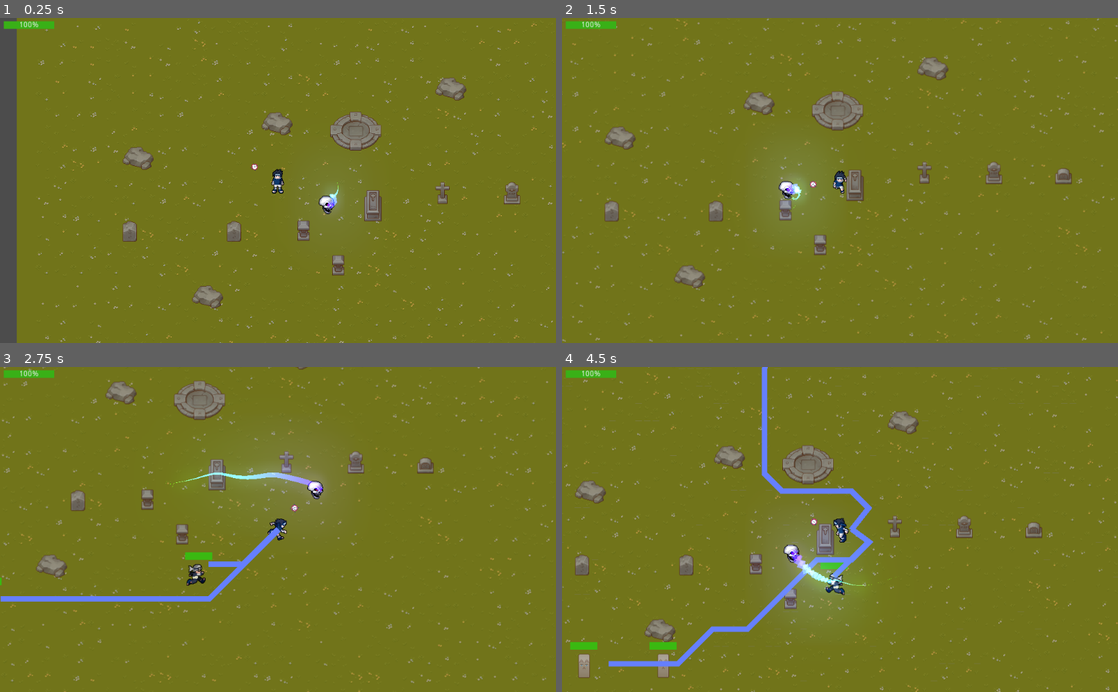
Above: before the commit, frames 1-4 (two rows, left to right).
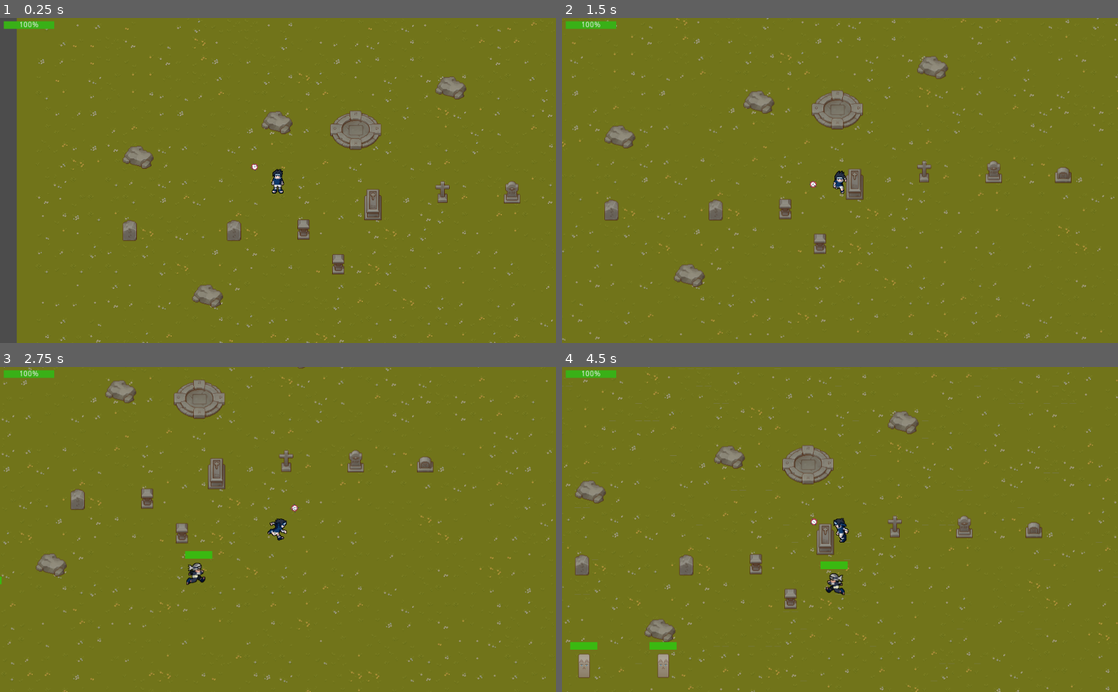
Above: after the commit, the same moments.

Repository: fabricejeannet/the-lost-temple
Game: Godot game, scene res://scenes/World.tscn
Same seed, same stepped clock (60 frames per second), same inputs: the game is played once before the commit and once after it. The engine's default icon, where the game draws it, is replaced by a stand-in: a white triangle on a blue panel in a dark square.
Inputs (mouse positions are in pixels of both pictures, inside the frame that each line leads up to):
- Up to frame 1 (0.25 s): no input
- Up to frame 2 (1.5 s): move the mouse to (962, 164) at 0.52 s; hold Right (ui_right) 0.53-1.28 s; move the mouse to (728, 196) at 1.27 s; hold Down (ui_down) from 1.28 s (still down)
- Up to frame 3 (2.75 s): move the mouse to (333, 458) at 2.02 s; release Down (ui_down) at 2.03 s; hold Right (ui_right) from 2.03 s (still down)
- Up to frame 4 (4.5 s): move the mouse to (812, 594) at 2.77 s; release Right (ui_right) at 2.78 s; hold Up (ui_up) 2.78-3.53 s; move the mouse to (1006, 578) at 3.52 s; hold Left (ui_left) from 3.53 s (still down); move the mouse to (673, 480) at 4.27 s

The runs differ from the first frame. In frame 1, 3.0% of the frame differs, in the area x 6-100%, y 0-100%; in frame 2, 3.7%; in frame 3, 5.9%, in the area x 0-100%, y 0-100%; in frame 4, 4.9%.

Commit message:
Starting to implement the Seek and Destroy skill

Diff:
--- a/scenes/World.tscn
+++ b/scenes/World.tscn
@@ -10,7 +10,7 @@
 [ext_resource path="res://assets/sound/ambiance.mp3" type="AudioStream" id=8]
 [ext_resource path="res://icon.png" type="Texture" id=9]
 [ext_resource path="res://resources/decorative_elements.tres" type="TileSet" id=10]
-[ext_resource path="res://scenes/skills/DeathWhirlpoolSkill.tscn" type="PackedScene" id=11]
+[ext_resource path="res://scenes/skills/SeekAndDestroySkill.tscn" type="PackedScene" id=12]
 
 [sub_resource type="Environment" id=2]
 background_mode = 4
@@ -94,7 +94,7 @@
 [node name="Player" parent="YSort" instance=ExtResource( 2 )]
 position = Vector2( 481, 332 )
 
-[node name="DeathWhirlpollSkill" parent="YSort/Player" instance=ExtResource( 11 )]
+[node name="SeekAndDestroySkill" parent="YSort/Player" instance=ExtResource( 12 )]
 
 [node name="LowDecorativeElements" type="TileMap" parent="YSort"]
 tile_set = ExtResource( 10 )
--- a/scenes/enemies/Kabuto.tscn
+++ b/scenes/enemies/Kabuto.tscn
@@ -146,6 +146,7 @@
 [node name="WalkAnimationManager" parent="." instance=ExtResource( 5 )]
 
 [node name="PathLine" type="Line2D" parent="."]
+visible = false
 
 [node name="Area2D" type="Area2D" parent="."]
 
--- a/scenes/enemies/StoneCat.tscn
+++ b/scenes/enemies/StoneCat.tscn
@@ -60,6 +60,7 @@
 shape = SubResource( 4 )
 
 [node name="PathLine" type="Line2D" parent="."]
+visible = false
 
 [connection signal="body_entered" from="Area2D" to="." method="_on_body_entered"]
 [connection signal="body_exited" from="Area2D" to="." method="_on_body_exited"]
--- /dev/null
+++ b/scenes/skills/SeekAndDestroy.tscn
@@ -0,0 +1,40 @@
+[gd_scene load_steps=8 format=2]
+
+[ext_resource path="res://scripts/SeekAndDestroy.gd" type="Script" id=1]
+[ext_resource path="res://assets/img/spells/skull.png" type="Texture" id=2]
+[ext_resource path="res://scripts/TrailEffect.gd" type="Script" id=3]
+
+[sub_resource type="CanvasItemMaterial" id=1]
+blend_mode = 1
+
+[sub_resource type="Curve" id=2]
+_data = [ Vector2( 0.00943396, 0 ), 0.0, -0.719515, 0, 0, Vector2( 1, 0.890909 ), -1.49899, 0.0, 0, 0 ]
+
+[sub_resource type="Gradient" id=3]
+offsets = PoolRealArray( 0, 1.93459e-19, 0.0276243, 0.187845, 0.370166, 0.944751 )
+colors = PoolColorArray( 0, 0, 0, 0, 0, 0, 0, 0, 0.00408258, 0, 0, 0.344978, 0.153184, 1, 0, 1, 0.133426, 0.4, 0.6, 1, 0.120254, 0, 1, 1 )
+
+[sub_resource type="CircleShape2D" id=4]
+radius = 16.0
+
+[node name="SeekAndDestroy" type="KinematicBody2D"]
+script = ExtResource( 1 )
+
+[node name="Sprite" type="Sprite" parent="."]
+scale = Vector2( 0.3, 0.3 )
+texture = ExtResource( 2 )
+
+[node name="Line2D" type="Line2D" parent="Sprite"]
+modulate = Color( 1, 2, 2, 1 )
+material = SubResource( 1 )
+position = Vector2( 7, -1 )
+points = PoolVector2Array( -276, -3, -147, -18, -76, 12, 0, 2 )
+width_curve = SubResource( 2 )
+gradient = SubResource( 3 )
+script = ExtResource( 3 )
+max_points = 50
+
+[node name="CollisionShape2D" type="CollisionShape2D" parent="."]
+shape = SubResource( 4 )
+
+[node name="PathLine" type="Line2D" parent="."]
--- /dev/null
+++ b/scenes/skills/SeekAndDestroySkill.tscn
@@ -0,0 +1,11 @@
+[gd_scene load_steps=2 format=2]
+
+[ext_resource path="res://scripts/SeekAndDestroySkill.gd" type="Script" id=1]
+
+[node name="SeekAndDestroySkill" type="Node2D"]
+script = ExtResource( 1 )
+
+[node name="Timer" type="Timer" parent="."]
+wait_time = 2.0
+
+[connection signal="timeout" from="Timer" to="." method="_on_Timer_timeout"]
--- a/scripts/Enemy.gd
+++ b/scripts/Enemy.gd
@@ -1,4 +1,6 @@
 extends KinematicBody2D
+
+signal enemy_is_dead
 
 var player
 var _under_cool_down:bool = false
@@ -89,6 +91,7 @@
 	_dying = true
 	death_node.run()
 	yield(death_node, "is_finished")
+	emit_signal("enemy_is_dead", self)
 	call_deferred("queue_free")
 
 
--- /dev/null
+++ b/scripts/SeekAndDestroy.gd
@@ -0,0 +1,40 @@
+extends KinematicBody2D
+
+var navigation:Navigation2D
+
+var player
+var world
+var path:Array
+var motion
+
+
+export var speed:float = 10.0
+
+onready var path_line = $PathLine
+
+func _ready():
+	world = get_tree().get_root().find_node("World", true, false)
+	player = get_tree().get_root().find_node("Player", true, false)
+	navigation = get_tree().get_root().find_node("Navigation2D", true, false)
+	set_as_toplevel(true)
+
+func _physics_process(delta):
+	path_line.global_position = Vector2.ZERO
+
+	var closest_enemy  = world.get_closest_enemy_to(global_position)
+
+	if closest_enemy == null:
+		return
+
+	path = navigation.get_simple_path(global_position, closest_enemy.global_position, false)
+
+	if path.size() > 0:
+		motion = global_position.direction_to(path[-1]) * speed * delta
+
+		if global_position == path[0]:
+			path.pop_front()
+
+		if path_line != null :
+			path_line.points = path
+
+#		move_and_collide(motion)
--- /dev/null
+++ b/scripts/SeekAndDestroySkill.gd
@@ -0,0 +1,11 @@
+extends Node2D
+
+var SeekAndDestroy = preload("res://scenes/skills/SeekAndDestroy.tscn")
+
+func _ready():
+	var instance = SeekAndDestroy.instance()
+	add_child(instance)
+
+func _on_Timer_timeout():
+	var instance = SeekAndDestroy.instance()
+	add_child(instance)
--- a/scripts/World.gd
+++ b/scripts/World.gd
@@ -10,7 +10,6 @@
 
 func _ready():
 	random = RandomNumberGenerator.new()
-
 
 func _on_StoneCatTimer_timeout():
 	var stone_cat = StoneCat.instance()
@@ -30,11 +29,11 @@
 	if enemies.size() < max_enemies:
 		$YSort.add_child(enemy)
 		enemies.append(enemy)
+		enemy.connect("enemy_is_dead", self, "_on_enemy_death")
 
 
 func _get_random_position() -> Vector2:
 	random.randomize()
-
 	var xpos = random.randf_range(0, get_viewport().size.x)
 
 	var ypos
@@ -45,3 +44,18 @@
 		ypos = 0
 
 	return Vector2(xpos, ypos)
+
+
+func _on_enemy_death(enemy):
+	print("One enemy is dead !")
+	enemies.erase(enemy)
+
+
+func get_closest_enemy_to(this_position:Vector2) -> Node2D:
+	if enemies.size() > 0:
+		var closest_enemy = enemies[0]
+		for enemy in enemies:
+			if enemy.position.distance_to(this_position) < closest_enemy.position.distance_to(this_position):
+				closest_enemy = enemy
+		return closest_enemy
+	return null
